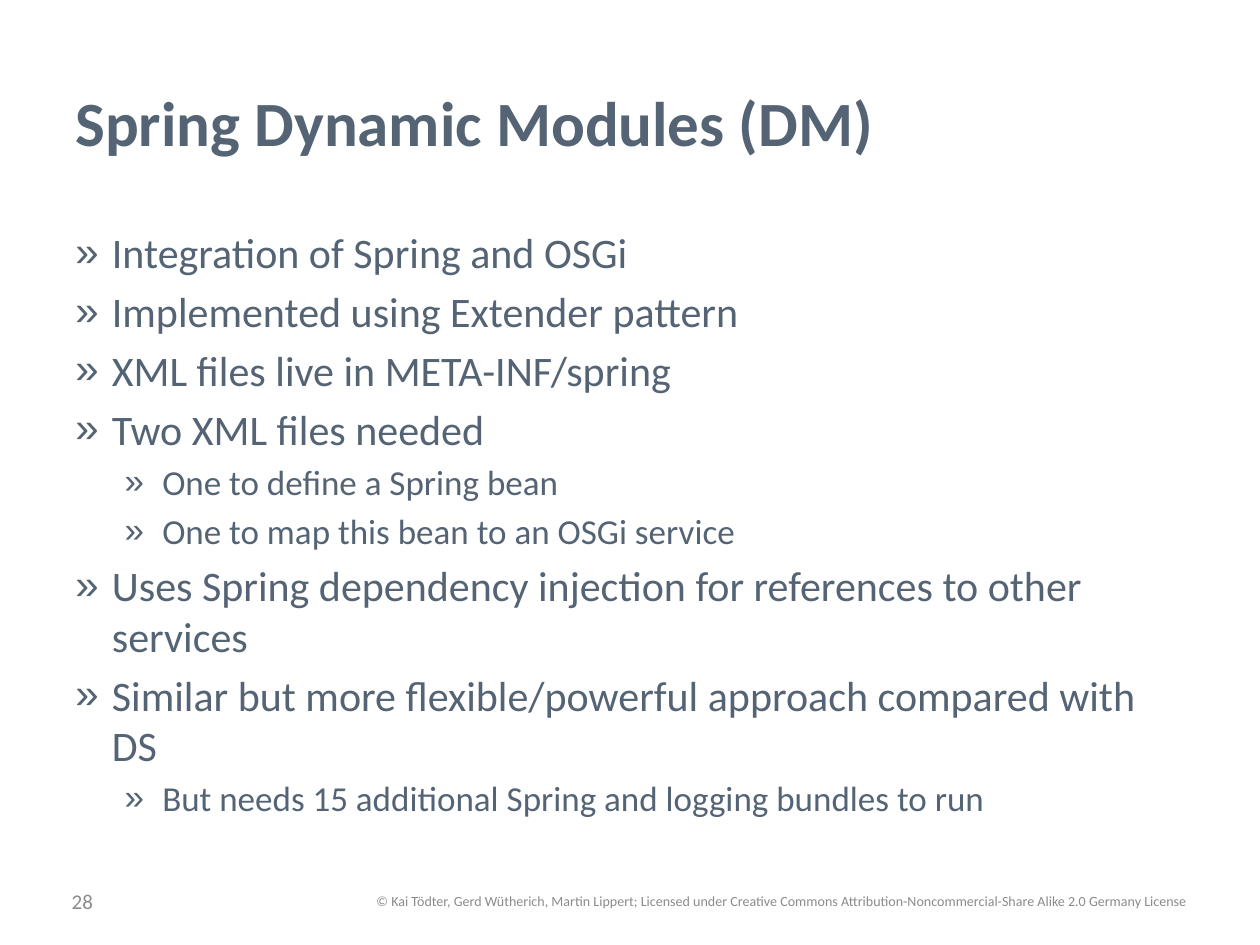
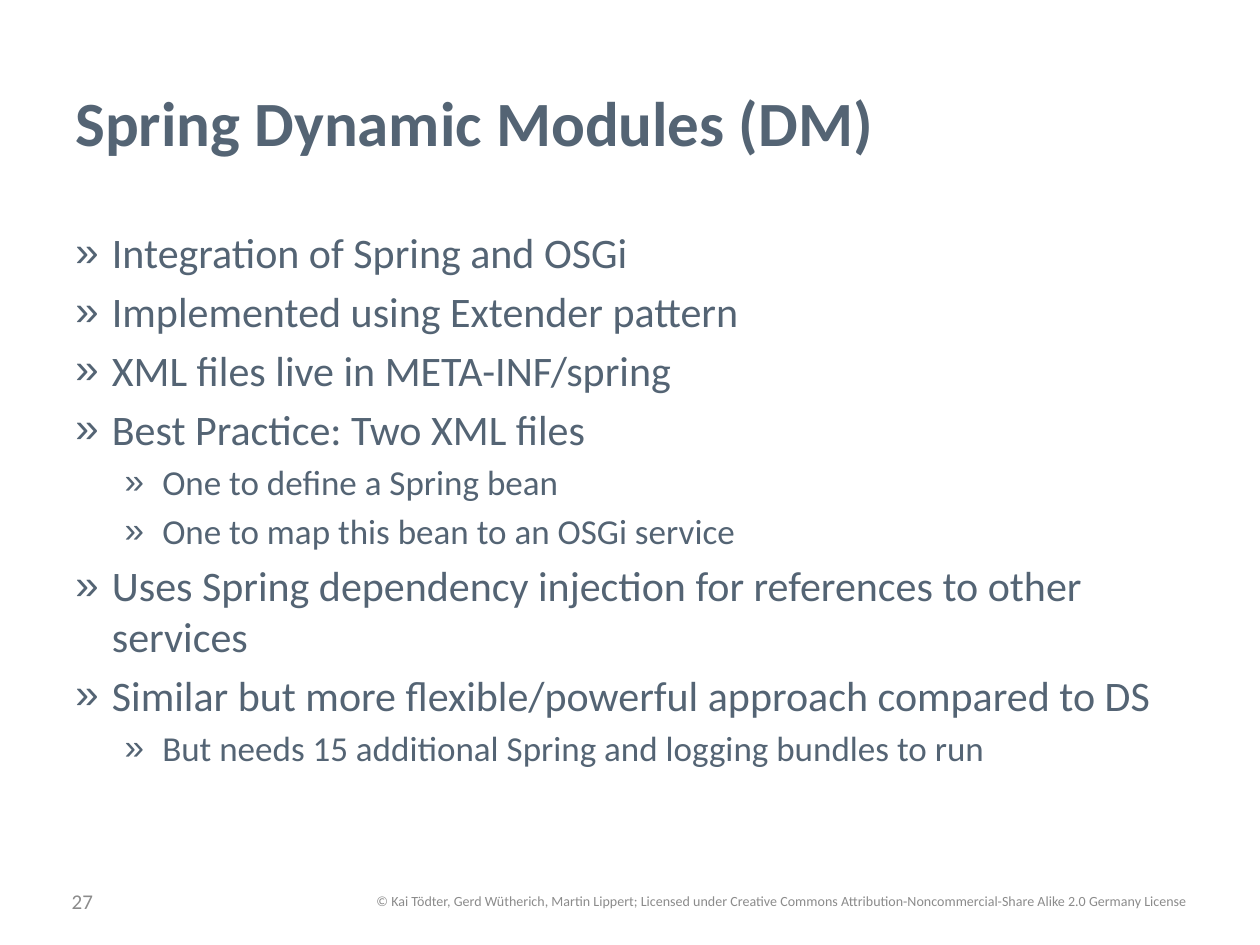
Before and after one commit to osgi-forks/osgi-person-manager, a slide deck: slide 27 of presentations/Patterns and Best Practices for dynamic OSGi Applications.pptx (slide 28 before the commit). Drawn at 1260x945 pixels with LibreOffice and Linux fonts; fonts in the diff are those of the drawing; background and template pictures are left out. Boxes give left, top, right and bottom in pixels: in the first picture for what was removed or moved away, otherwise in the second. Text is boxed around its words. In the diff, an @@ line names an element or a change of style, - is before the commit and + after.

```diff
--- a/presentations/Patterns and Best Practices for dynamic OSGi Applications.pptx
+++ b/presentations/Patterns and Best Practices for dynamic OSGi Applications.pptx
@@ text at [112, 416, 585, 446]: text changed @@
-» Two XML files needed
+» Best Practice: Two XML files
@@ text at [112, 682, 1150, 718]: text changed @@
-» Similar but more flexible/powerful approach compared with DS
+» Similar but more flexible/powerful approach compared to DS
@@ page number at [72, 895, 93, 909]: text changed @@
-28
+27
```
Also in this commit, not shown: 13 other slides changed, 2 slides added, 5 slides removed.
